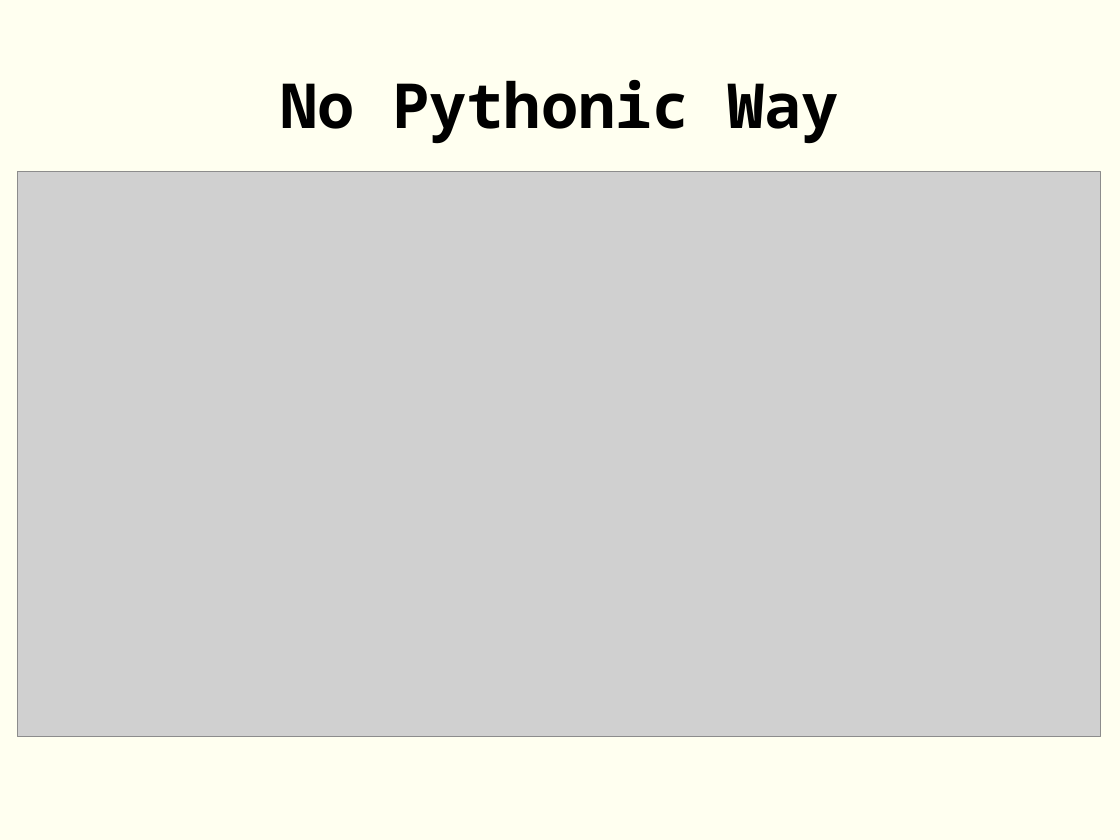
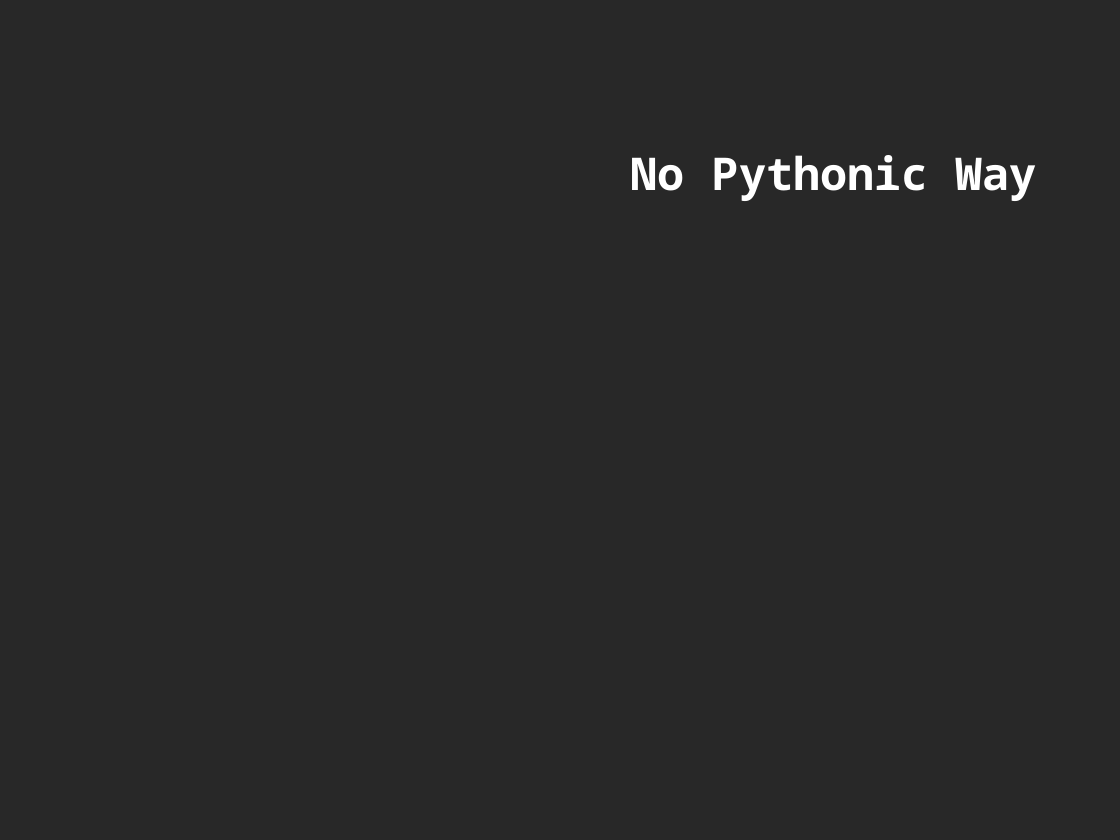
Before and after one commit to rgmf/dwes, a slide deck: slide 14 of unidades/05_poo_en_python/presentacion/01_poo.odp. Drawn at 1120x840 pixels with LibreOffice and Linux fonts; fonts in the diff are those of the drawing; grey boxes stand for pictures; background and template pictures are left out. Boxes give left, top, right and bottom in pixels: in the first picture for what was removed or moved away, otherwise in the second. Text is boxed around its words. In the diff, an @@ line names an element or a change of style, - is before the commit and + after.

```diff
--- a/unidades/05_poo_en_python/presentacion/01_poo.odp
+++ b/unidades/05_poo_en_python/presentacion/01_poo.odp
@@ background #FFFFF0 to picture (left out) @@
@@ title "No Pythonic Way": place and size @@
-title "No Pythonic Way" at [280, 80, 839, 144]
+title "No Pythonic Way" at [631, 155, 1037, 201]
@@ title "No Pythonic Way" at [631, 155, 1037, 201]: size 44 to 32 pt, text colour #000000 to #FFFFFF @@
@@ picture removed at [17, 172, 1101, 737] @@
```
Also in this commit, not shown: 1 other slide changed, 2 slides added, 4 other files.
